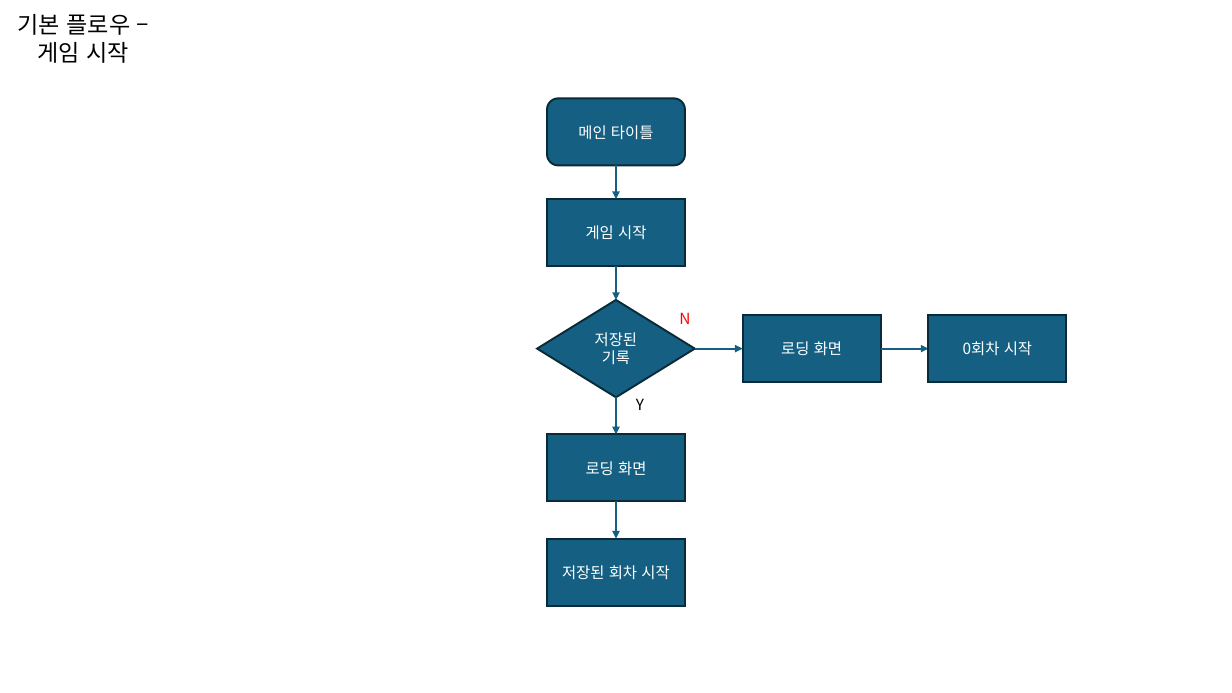
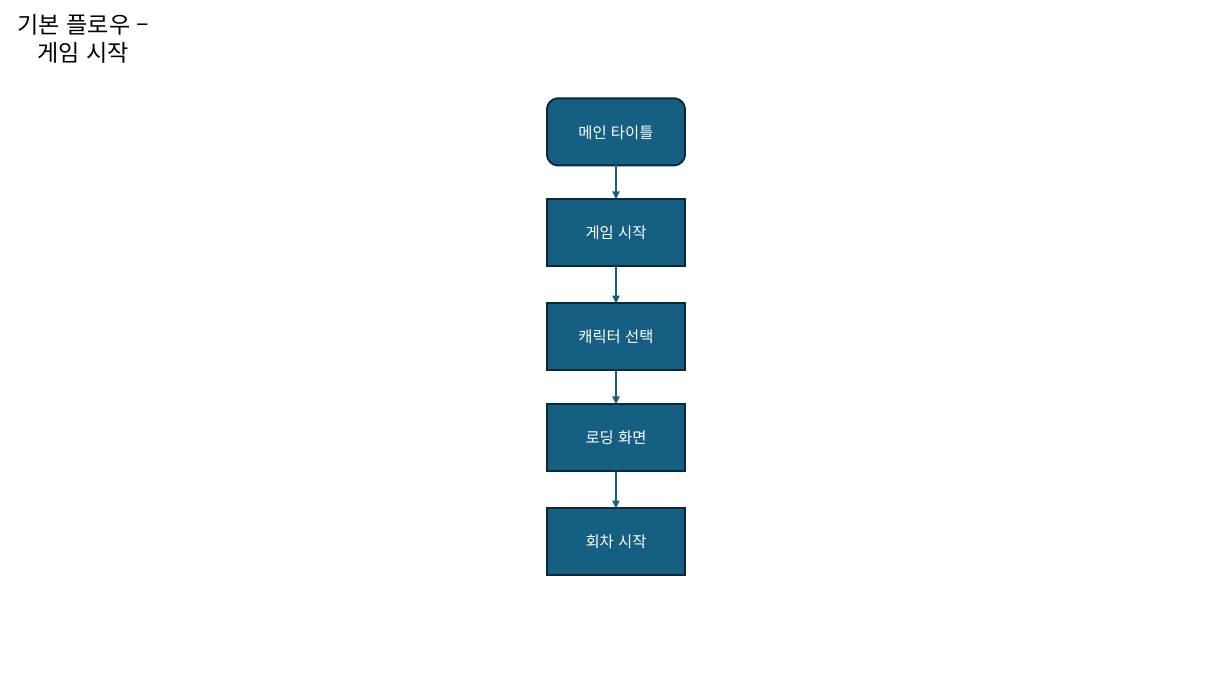
Before and after one commit to MBLProject/One_Of_Neglected, a slide deck: slide 7 of _Game_Designer_Info/neglect_game_ppt.pptx (slide 6 before the commit). Drawn at 1232x693 pixels with LibreOffice and Linux fonts; fonts in the diff are those of the drawing. Boxes give left, top, right and bottom in pixels: in the first picture for what was removed or moved away, otherwise in the second. Text is boxed around its words. In the diff, an @@ line names an element or a change of style, - is before the commit and + after.

```diff
--- a/_Game_Designer_Info/neglect_game_ppt.pptx
+++ b/_Game_Designer_Info/neglect_game_ppt.pptx
@@ diamond removed at box(537, 300, 695, 397) @@
-저장된 기록
@@ rectangle added at box(547, 303, 685, 371), fill #156082, outline #092A39 1.5 pt, 12 pt, text #FFFFFF @@
+캐릭터 선택
@@ text removed at box(679, 312, 690, 324) @@
-N
@@ rectangle removed at box(743, 315, 881, 383) @@
-로딩 화면
@@ rectangle removed at box(929, 315, 1067, 383) @@
-0회차 시작
@@ arrow removed from (695, 348) to (743, 348) @@
@@ arrow removed from (881, 348) to (929, 348) @@
@@ arrow moved from (616, 397) - (616, 434) to (616, 371) - (616, 404) @@
@@ text removed at box(636, 398, 644, 410) @@
-Y
@@ 2 rectangles, 1 arrow: place and size @@
-2 rectangles, 1 arrow at box(547, 434, 685, 606)
+2 rectangles, 1 arrow at box(547, 404, 685, 576)
@@ text in rectangle at box(586, 534, 646, 549): text changed @@
-저장된 회차 시작
+회차 시작
```
Also in this commit, not shown: 4 other slides changed, 1 slide added, 2 other files.
